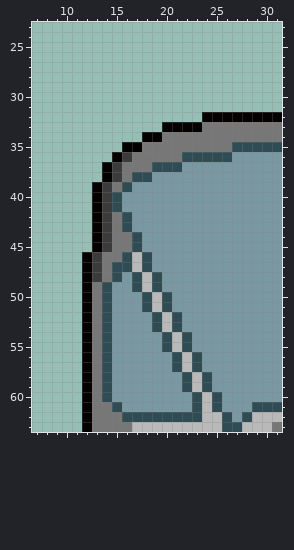
A pixel-art sprite gets an edit: gfx/UltimateCataclysm/pngs_incomplete_tall_32x64/vehicle/windshield/edges/vp_windshield_nw_edge_rotN.png. This is how it looked before the edit.
The file is 32x64 pixels. Shown: x 7..31, y 23..63.
After the commit:
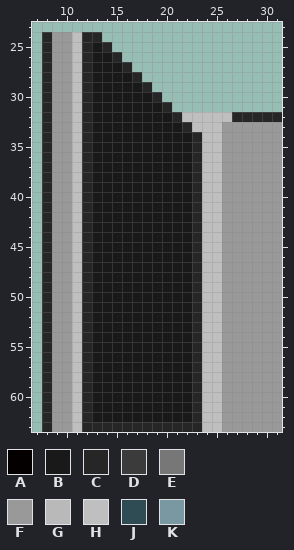
Palette (. is transparent): A #050000  B #191919  C #262626  D #3b3b3b  E #777777  F #999999  G #b9b9b9  H #bfbfbf  J #2f4b53  K #7a98a1
Diff:
Changed rows in their new state; - is an unchanged pixel.
first column x 8:
24 CFFHCC------------------
25 CFFHCBC-----------------
26 CFFHCBBC----------------
27 CFFHCBBBC---------------
28 CFFHCBBBBC--------------
29 CFFHCBBBBBC-------------
30 CFFHCBBBBBBC------------
31 CFFHCBBBBBBBC-----------
32 CFFHCBBBBBBBBCHHHHHCCCCC
33 CFFHCBBBBBBBBBCHHHFFFFFF
34 CFFHCBBBBBBBBBBCHHFFFFFF
35 CFFHCBBBBBBBBBBCHHFFFFFF
36 CFFHCBBBBBBBBBBCHHFFFFFF
37 CFFHCBBBBBBBBBBCHHFFFFFF
38 CFFHCBBBBBBBBBBCHHFFFFFF
39 CFFHCBBBBBBBBBBCHHFFFFFF
40 CFFHCBBBBBBBBBBCHHFFFFFF
41 CFFHCBBBBBBBBBBCHHFFFFFF
42 CFFHCBBBBBBBBBBCHHFFFFFF
43 CFFHCBBBBBBBBBBCHHFFFFFF
44 CFFHCBBBBBBBBBBCHHFFFFFF
45 CFFHCBBBBBBBBBBCHHFFFFFF
46 CFFHCBBBBBBBBBBCHHFFFFFF
47 CFFHCBBBBBBBBBBCHHFFFFFF
48 CFFHCBBBBBBBBBBCHHFFFFFF
49 CFFHCBBBBBBBBBBCHHFFFFFF
50 CFFHCBBBBBBBBBBCHHFFFFFF
51 CFFHCBBBBBBBBBBCHHFFFFFF
52 CFFHCBBBBBBBBBBCHHFFFFFF
53 CFFHCBBBBBBBBBBCHHFFFFFF
54 CFFHCBBBBBBBBBBCHHFFFFFF
55 CFFHCBBBBBBBBBBCHHFFFFFF
56 CFFHCBBBBBBBBBBCHHFFFFFF
57 CFFHCBBBBBBBBBBCHHFFFFFF
58 CFFHCBBBBBBBBBBCHHFFFFFF
59 CFFHCBBBBBBBBBBCHHFFFFFF
60 CFFHCBBBBBBBBBBCHHFFFFFF
61 CFFHCBBBBBBBBBBCHHFFFFFF
62 CFFHCBBBBBBBBBBCHHFFFFFF
63 CFFHCCCCCCCCCCCCHHFFFFFF
Boxes around the changes in both pictures, in picture pixels (x1, y1, x2, y2):
changed: (42, 32, 282, 432)
